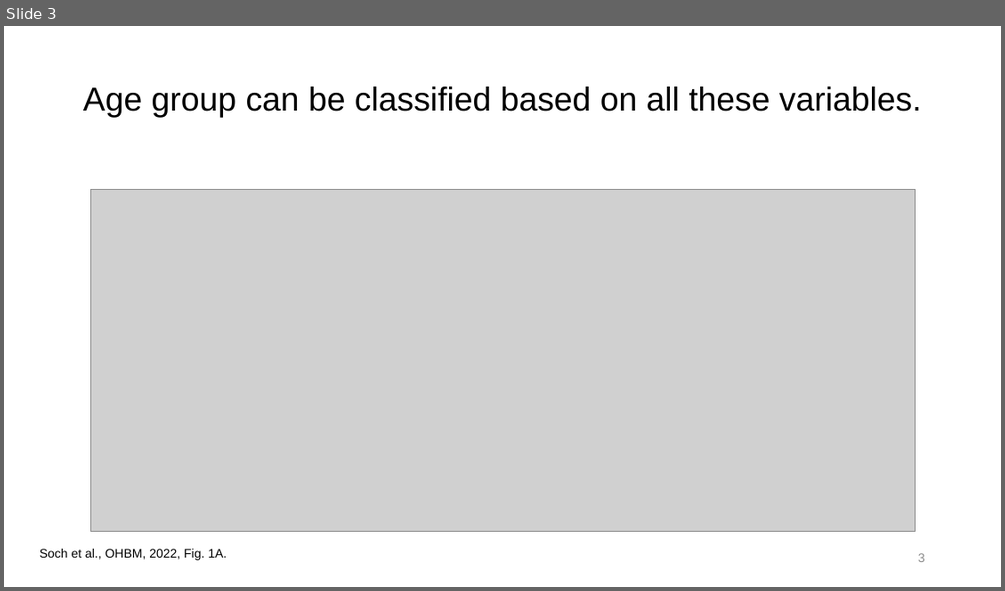
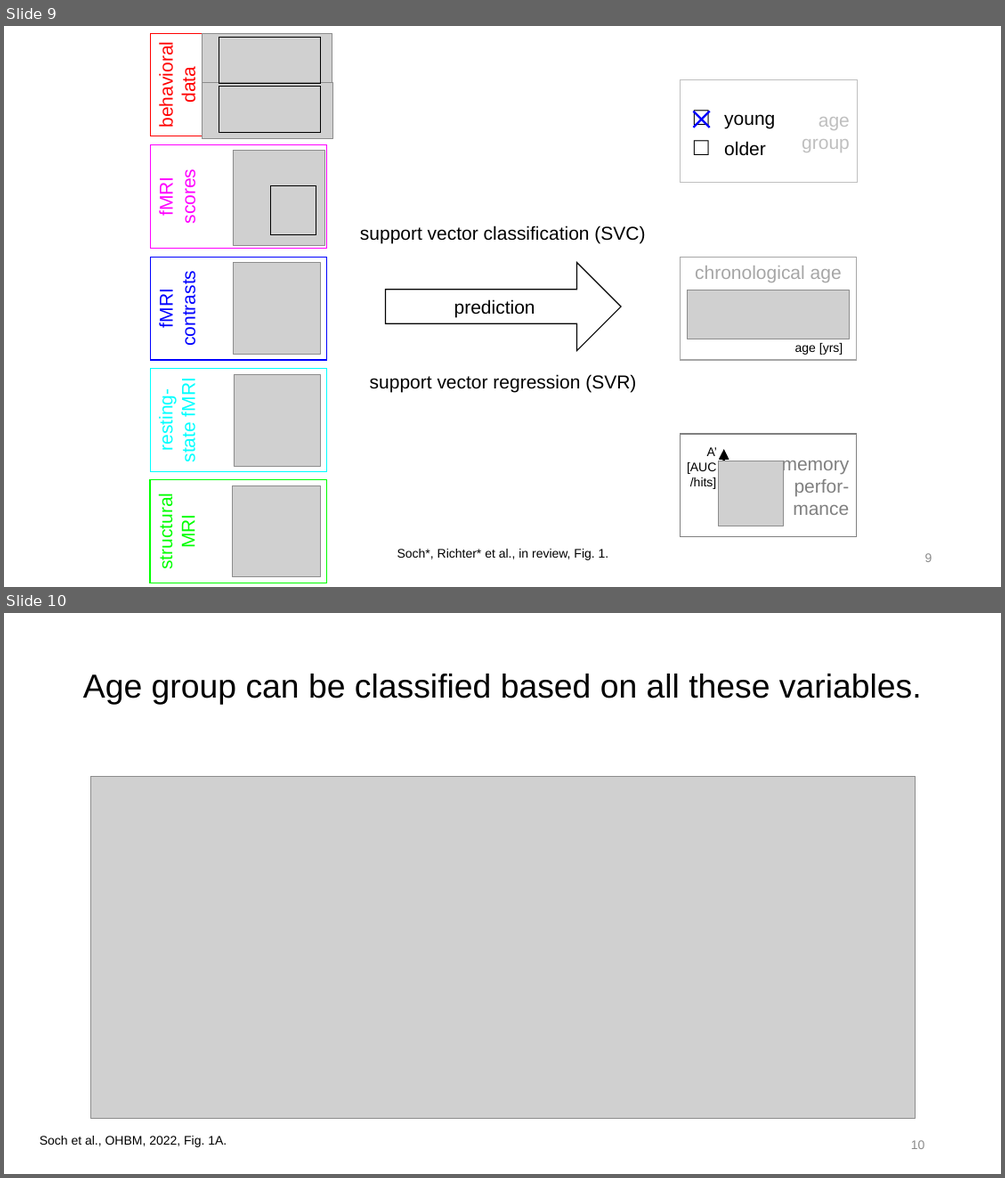
Before and after one commit to JoramSoch/OHBM_2022, a slide deck: Talks/OHBM_2022_Talk_B_FADE.pptx. Shown one above the other, each under a label of ours: slide 3 before the commit, slides 9 and 10 after it. The pictures are 1005x591 and 1005x1178 pixels, drawn with LibreOffice and Linux fonts; fonts in the diff are those of the drawing; grey boxes stand for pictures. Boxes give left, top, right and bottom in pixels: in the first picture for what was removed or moved away, otherwise in the second. Text is boxed around its words. In the diff, an @@ line names an element or a change of style, - is before the commit and + after.

```diff
--- a/Talks/OHBM_2022_Talk_B_FADE.pptx
+++ b/Talks/OHBM_2022_Talk_B_FADE.pptx
@@ slide 9 added at (4, 26, 1001, 587), background #FFFFFF @@
@@ rectangle added at (151, 33, 327, 136), fill #FFFFFF, outline #FF0000 1 pt, 18 pt, text #FF0000 @@
+behavioral
+data
@@ picture added at (202, 33, 332, 89) @@
@@ rectangle added at (218, 38, 320, 84), outline #000000 1 pt @@
@@ picture added at (202, 82, 333, 138) @@
@@ rectangle added at (218, 86, 320, 132), outline #000000 1 pt @@
@@ rectangle added at (680, 79, 857, 183), fill #FFFFFF, outline #BFBFBF 1 pt, 18 pt, text #BFBFBF @@
+age
+group
@@ line added from (695, 112) to (709, 127), #0000FF 2 pt @@
@@ line added from (695, 127) to (709, 112), #0000FF 2 pt @@
@@ text added at (724, 114, 775, 156), 18 pt, text #000000 @@
+□ young
+□ older
@@ rectangle added at (151, 145, 327, 248), fill #FFFFFF, outline #FF00FF 1 pt, 18 pt, text #FF00FF @@
+fMRI
+scores
@@ picture added at (233, 151, 320, 242) @@
@@ picture added at (233, 150, 324, 246) @@
@@ rectangle added at (271, 186, 316, 235), outline #000000 1 pt @@
@@ text added at (360, 225, 645, 243), 18 pt, text #000000 @@
+support vector classification (SVC)
@@ rectangle added at (151, 257, 327, 361), fill #FFFFFF, outline #0000FF 1 pt, 18 pt, text #0000FF @@
+fMRI
+contrasts
@@ picture added at (233, 263, 320, 354) @@
@@ right arrow added at (386, 263, 621, 351), fill #FFFFFF, outline #000000 1 pt, 18 pt, text #000000 @@
+prediction
@@ rectangle added at (680, 257, 857, 361), fill #FFFFFF, outline #A6A6A6 1 pt, 18 pt, text #A6A6A6 @@
+chronological age
@@ picture added at (687, 290, 849, 338) @@
@@ text added at (795, 343, 842, 354), 12 pt, text #000000 @@
+age [yrs]
@@ rectangle added at (151, 369, 327, 472), fill #FFFFFF, outline #00FFFF 1 pt, 18 pt, text #00FFFF @@
+resting-state fMRI
@@ picture added at (234, 375, 320, 467) @@
@@ text added at (370, 374, 636, 393), 18 pt, text #000000 @@
+support vector regression (SVR)
@@ rectangle added at (680, 434, 857, 537), fill #FFFFFF, outline #808080 1 pt, 18 pt, text #808080 @@
+memory
+perfor-
+mance
@@ text added at (687, 447, 717, 489), 12 pt, text #000000 @@
+A’ [AUC
+/hits]
@@ arrow added from (723, 524) to (724, 450), #000000 2 pt @@
@@ picture added at (719, 460, 784, 525) @@
@@ rectangle added at (150, 480, 326, 583), fill #FFFFFF, outline #00FF00 1 pt, 18 pt, text #00FF00 @@
+structural
+MRI
@@ picture added at (233, 486, 320, 577) @@
@@ text added at (397, 548, 609, 560), 12 pt, text #000000 @@
+Soch*, Richter* et al., in review, Fig. 1.
@@ page number added at (925, 553, 932, 562), 12 pt, text #8C8C8C @@
+9
@@ what was slide 3 is now slide 10 @@
@@ page number at (911, 1140, 925, 1149): text changed @@
-3
+10
```
Also in this commit, not shown: 3 slides changed, 10 other slides added, 1 slide removed, 2 other files.
